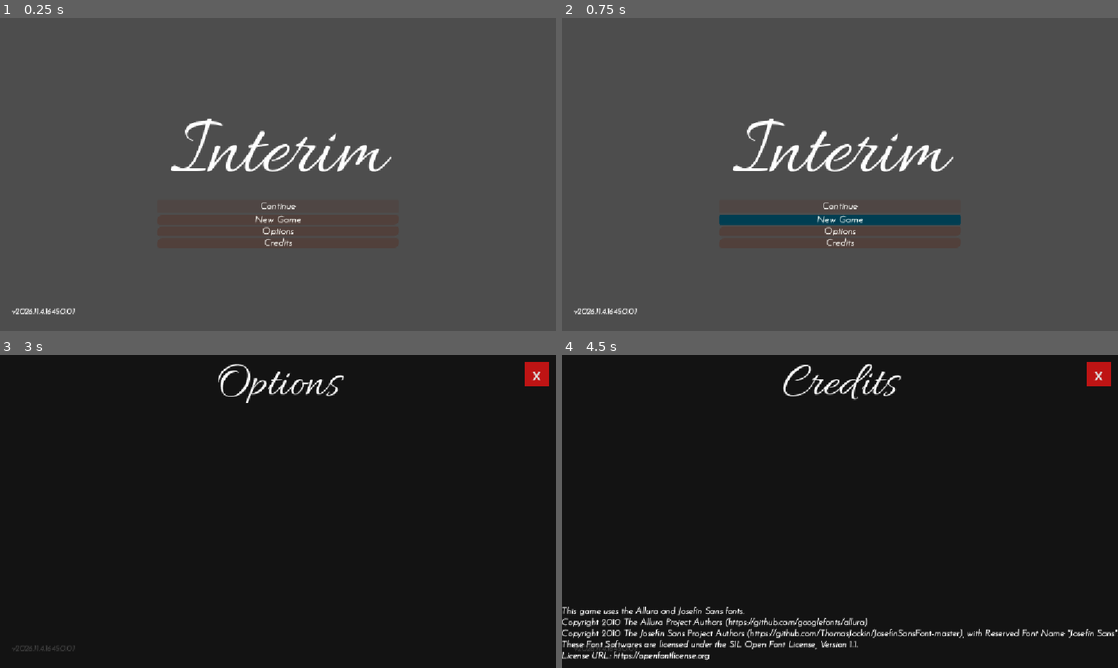
Above: before the commit, frames 1-4 (two rows, left to right).
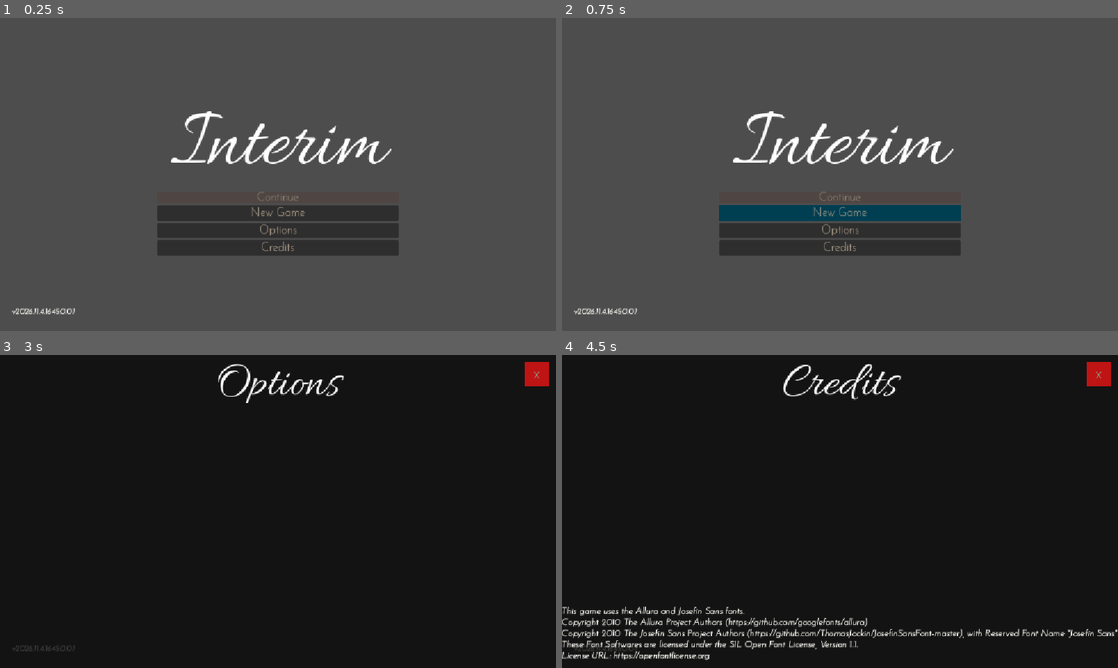
Above: after the commit, the same moments.

Repository: CyberSugarStudios/GitHub-Game-Off-2026
Game: Godot game, scene res://scenes/ui/title_screen.tscn
Two runs of this game, one before a commit and one after it. Both use one fixed random seed, a clock stepped at 60 frames per second and the inputs below.
Inputs:
- Up to frame 1 (0.25 s): no input
- Up to frame 2 (0.75 s): click "New Game" at 0.5 s
- Up to frame 3 (3 s): click "New Game" at 1.25 s; click "New Game" at 2 s; click "Options" at 2.75 s
- Up to frame 4 (4.5 s): click "x" at 3.5 s; click "Credits" at 4.25 s

The runs differ from the first frame. In frame 1, 8.6% of the frame differs, in the area x 2-72%, y 29-95%; in frame 2, 8.3%; in frame 3, less than 0.1%; in frame 4, 0.1%.

Commit message:
Move UI styling into project-wide theme; remove per-node overrides

Diff:
--- a/ghgo2026/project.godot
+++ b/ghgo2026/project.godot
@@ -23,6 +23,11 @@
 [editor]
 
 movie_writer/movie_file="C:/Users/Jordon/Downloads/mockup.mp4"
+
+[gui]
+
+theme/custom="uid://81yxjnb27kjl"
+theme/custom_font="uid://cuf6mi06fmdlq"
 
 [input]
 
--- a/ghgo2026/resources/interim_main_theme.tres
+++ b/ghgo2026/resources/interim_main_theme.tres
@@ -1,94 +1,40 @@
 [gd_resource type="Theme" format=3 uid="uid://81yxjnb27kjl"]
 
 [ext_resource type="FontFile" uid="uid://cuf6mi06fmdlq" path="res://assets/fonts/JosefinSans-VariableFont_wght.ttf" id="1_8anr7"]
+[ext_resource type="FontFile" uid="uid://u8yid5ttfx8s" path="res://assets/fonts/JosefinSans-Italic-VariableFont_wght.ttf" id="2_rw08r"]
 
 [sub_resource type="StyleBoxFlat" id="StyleBoxFlat_rw08r"]
-content_margin_left = 4.0
-content_margin_top = 4.0
-content_margin_right = 4.0
-content_margin_bottom = 4.0
 bg_color = Color(0.31764707, 0.2509804, 0.23137255, 0.49803922)
-corner_radius_top_left = 3
-corner_radius_top_right = 3
-corner_radius_bottom_right = 3
-corner_radius_bottom_left = 3
-corner_detail = 5
 
 [sub_resource type="StyleBoxFlat" id="StyleBoxFlat_7fa6x"]
-content_margin_left = 4.0
-content_margin_top = 4.0
-content_margin_right = 4.0
-content_margin_bottom = 4.0
 bg_color = Color(0, 0.24313726, 0.32156864, 1)
-draw_center = false
-border_width_left = 2
-border_width_top = 2
-border_width_right = 2
-border_width_bottom = 2
-corner_radius_top_left = 3
-corner_radius_top_right = 3
-corner_radius_bottom_right = 3
-corner_radius_bottom_left = 3
-corner_detail = 5
-expand_margin_left = 2.0
-expand_margin_top = 2.0
-expand_margin_right = 2.0
-expand_margin_bottom = 2.0
 
 [sub_resource type="StyleBoxFlat" id="StyleBoxFlat_2lyf0"]
-content_margin_left = 4.0
-content_margin_top = 4.0
-content_margin_right = 4.0
-content_margin_bottom = 4.0
 bg_color = Color(0, 0.24313726, 0.32156864, 1)
-corner_radius_top_left = 3
-corner_radius_top_right = 3
-corner_radius_bottom_right = 3
-corner_radius_bottom_left = 3
-corner_detail = 5
-
-[sub_resource type="StyleBoxFlat" id="StyleBoxFlat_wkmju"]
-bg_color = Color(0.31764707, 0.2509804, 0.23137255, 1)
-corner_radius_top_left = 10
-corner_radius_top_right = 5
-corner_radius_bottom_right = 10
-corner_radius_bottom_left = 5
-corner_detail = 10
 
 [sub_resource type="StyleBoxFlat" id="StyleBoxFlat_7008c"]
-content_margin_left = 4.0
-content_margin_top = 4.0
-content_margin_right = 4.0
-content_margin_bottom = 4.0
 bg_color = Color(0.4392157, 0.6862745, 0.6392157, 1)
-corner_radius_top_left = 3
-corner_radius_top_right = 3
-corner_radius_bottom_right = 3
-corner_radius_bottom_left = 3
-corner_detail = 5
+
+[sub_resource type="StyleBoxFlat" id="StyleBoxFlat_jmnfm"]
+bg_color = Color(0.4392157, 0.6862745, 0.6392157, 1)
 
 [resource]
 Button/colors/font_color = Color(0.7137255, 0.68235296, 0.6039216, 1)
 Button/colors/font_disabled_color = Color(0.7137255, 0.68235296, 0.6039216, 0.49803922)
 Button/colors/font_focus_color = Color(0.4392157, 0.6862745, 0.6392157, 1)
 Button/colors/font_hover_color = Color(0.4392157, 0.6862745, 0.6392157, 1)
-Button/colors/font_hover_pressed_color = Color(0, 0.24313726, 0.32156864, 1)
-Button/colors/font_outline_color = Color(0.60872775, 0.5075797, 0.47782445, 1)
+Button/colors/font_hover_pressed_color = Color(0.4392157, 0.6862745, 0.6392157, 1)
+Button/colors/font_outline_color = Color(0.4862745, 0.43529412, 0.3882353, 1)
 Button/colors/font_pressed_color = Color(0, 0.24313726, 0.32156864, 1)
-Button/colors/icon_disabled_color = Color(1, 1, 1, 0.4)
-Button/colors/icon_focus_color = Color(1, 1, 1, 1)
-Button/colors/icon_hover_color = Color(1, 1, 1, 1)
-Button/colors/icon_hover_pressed_color = Color(1, 1, 1, 1)
-Button/colors/icon_normal_color = Color(1, 1, 1, 1)
-Button/colors/icon_pressed_color = Color(1, 1, 1, 1)
-Button/constants/align_to_largest_stylebox = 0
-Button/constants/h_separation = 4
-Button/constants/icon_max_width = 0
 Button/constants/outline_size = 2
-Button/font_sizes/font_size = 20
+Button/font_sizes/font_size = 24
 Button/fonts/font = ExtResource("1_8anr7")
 Button/styles/disabled = SubResource("StyleBoxFlat_rw08r")
 Button/styles/focus = SubResource("StyleBoxFlat_7fa6x")
 Button/styles/hover = SubResource("StyleBoxFlat_2lyf0")
-Button/styles/normal = SubResource("StyleBoxFlat_wkmju")
-Button/styles/pressed = SubResource("StyleBoxFlat_7008c")
+Button/styles/hover_pressed = SubResource("StyleBoxFlat_7008c")
+Button/styles/pressed = SubResource("StyleBoxFlat_jmnfm")
+Label/colors/font_color = Color(0.7137255, 0.68235296, 0.6039216, 1)
+Label/colors/font_outline_color = Color(0.7137255, 0.68235296, 0.6039216, 1)
+Label/constants/outline_size = 2
+Label/fonts/font = ExtResource("2_rw08r")
--- a/ghgo2026/scenes/ui/title_screen.tscn
+++ b/ghgo2026/scenes/ui/title_screen.tscn
@@ -58,47 +58,33 @@
 
 [node name="TitleButtons" type="VBoxContainer" parent="GameTitleAndButtons" unique_id=1948832170]
 layout_mode = 2
+theme = ExtResource("4_a4ium")
 
 [node name="ContinueGameButton" type="Button" parent="GameTitleAndButtons/TitleButtons" unique_id=1996352329]
 layout_mode = 2
-theme = ExtResource("4_a4ium")
-theme_override_colors/font_outline_color = Color(1, 1, 1, 1)
-theme_override_constants/outline_size = 2
-theme_override_fonts/font = ExtResource("3_a4ium")
+theme_override_constants/outline_size = 2
 disabled = true
 text = "Continue"
 
 [node name="NewGameButton" type="Button" parent="GameTitleAndButtons/TitleButtons" unique_id=534820059]
 layout_mode = 2
-theme = ExtResource("4_a4ium")
-theme_override_colors/font_outline_color = Color(1, 1, 1, 1)
-theme_override_constants/outline_size = 2
-theme_override_fonts/font = ExtResource("3_a4ium")
+theme_override_constants/outline_size = 2
 text = "New Game"
 
 [node name="OptionsButton" type="Button" parent="GameTitleAndButtons/TitleButtons" unique_id=9048306]
 layout_mode = 2
-theme = ExtResource("4_a4ium")
-theme_override_colors/font_outline_color = Color(1, 1, 1, 1)
-theme_override_constants/outline_size = 2
-theme_override_fonts/font = ExtResource("3_a4ium")
+theme_override_constants/outline_size = 2
 text = "Options"
 
 [node name="CreditsButton" type="Button" parent="GameTitleAndButtons/TitleButtons" unique_id=1401560807]
 layout_mode = 2
-theme = ExtResource("4_a4ium")
-theme_override_colors/font_outline_color = Color(1, 1, 1, 1)
-theme_override_constants/outline_size = 2
-theme_override_fonts/font = ExtResource("3_a4ium")
+theme_override_constants/outline_size = 2
 text = "Credits
 "
 
 [node name="QuitButton" type="Button" parent="GameTitleAndButtons/TitleButtons" unique_id=49289049]
 layout_mode = 2
-theme = ExtResource("4_a4ium")
-theme_override_colors/font_outline_color = Color(1, 1, 1, 1)
-theme_override_constants/outline_size = 2
-theme_override_fonts/font = ExtResource("3_a4ium")
+theme_override_constants/outline_size = 2
 text = "Quit"
 
 [node name="OptionsMenu" type="CanvasLayer" parent="." unique_id=833037058]
